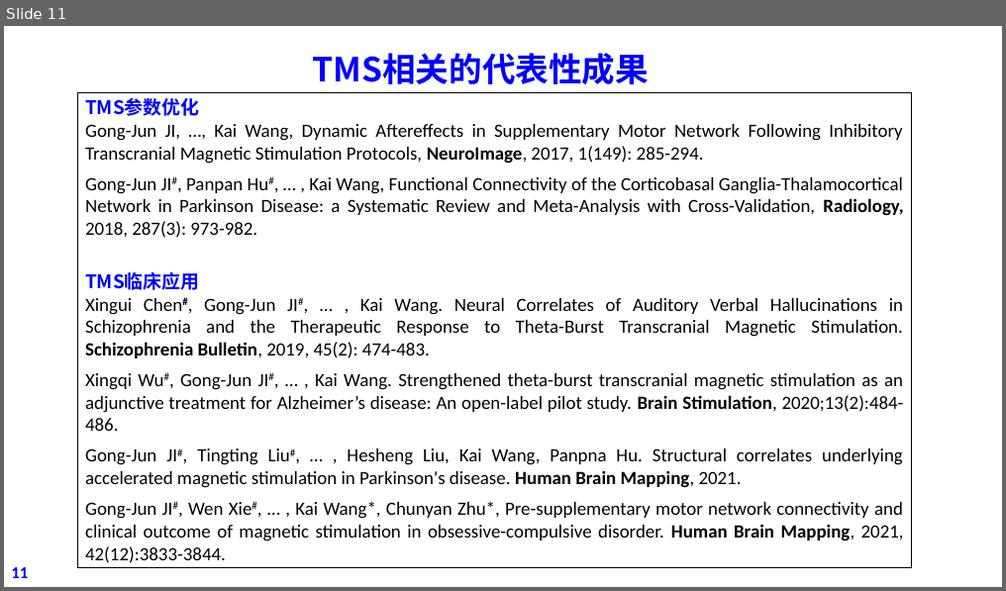
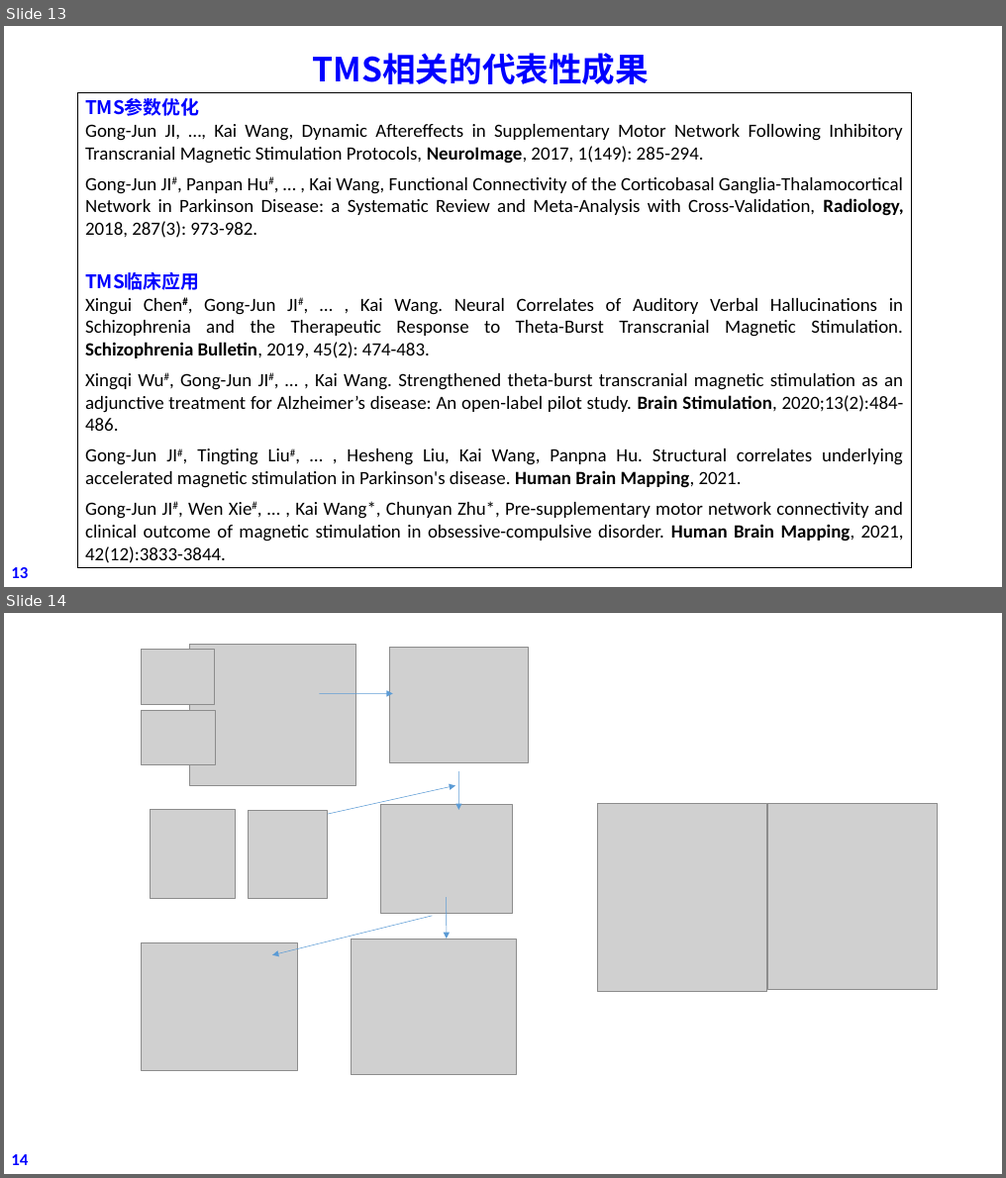
Before and after one commit to jigongjun/Neuroimaging-and-Neuromodulation, a slide deck: 2022 TMStargetManualV3.ppt. Shown one above the other, each under a label of ours: slide 11 before the commit, slides 13 and 14 after it. The pictures are 1006x591 and 1006x1178 pixels, drawn with LibreOffice and Linux fonts; fonts in the diff are those of the drawing; grey boxes stand for pictures. Boxes give left, top, right and bottom in pixels: in the first picture for what was removed or moved away, otherwise in the second. Text is boxed around its words. In the diff, an @@ line names an element or a change of style, - is before the commit and + after.

```diff
--- a/2022 TMStargetManualV3.ppt
+++ b/2022 TMStargetManualV3.ppt
@@ slide 14 added at (4,613,1002,1174), background #FFFFFF @@
@@ picture added at (141,649,214,704) @@
@@ picture added at (189,644,355,785) @@
@@ picture added at (389,648,529,762) @@
@@ arrow added from (319, 694) to (393, 694), #5B9BD5 0.51 pt @@
@@ picture added at (141,710,216,764) @@
@@ arrow added from (306, 819) to (455, 786), #5B9BD5 0.51 pt @@
@@ arrow added from (458, 771) to (458, 810), #5B9BD5 0.51 pt @@
@@ picture added at (150,810,235,898) @@
@@ picture added at (248,810,327,898) @@
@@ picture added at (381,804,513,914) @@
@@ picture added at (597,804,767,991) @@
@@ picture added at (767,804,937,990) @@
@@ arrow added from (447, 897) to (447, 939), #5B9BD5 0.51 pt @@
@@ arrow added from (432, 916) to (272, 955), #5B9BD5 0.51 pt @@
@@ picture added at (351,939,517,1074) @@
@@ picture added at (141,943,297,1070) @@
@@ page number added at (11,1155,28,1165), 16 pt, text #0000FF, bold @@
+14
@@ what was slide 11 is now slide 13 @@
@@ page number at (11,568,28,578): text changed @@
-11
+13
```
Also in this commit, not shown: 3 slides changed, 2 other slides added.
